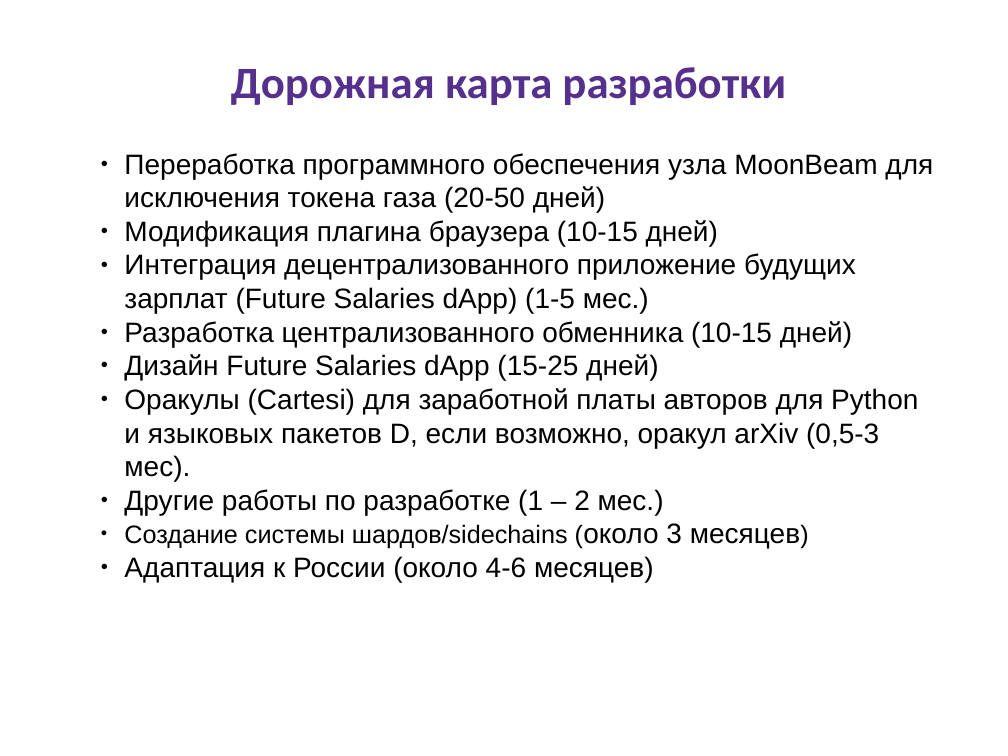
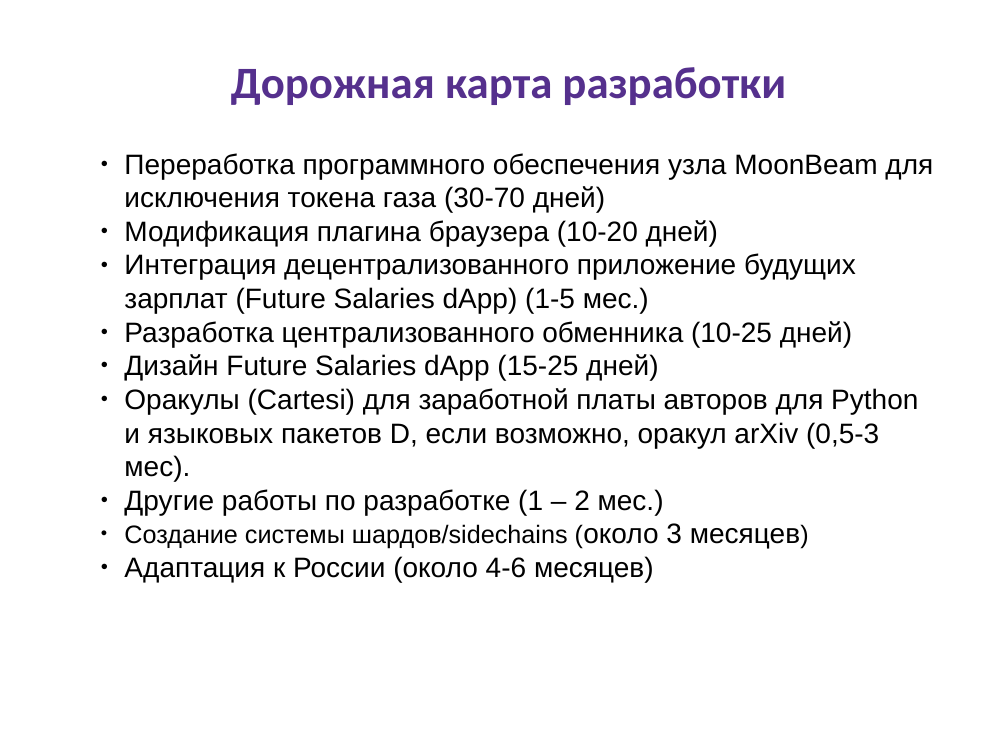
Before and after one commit to vporton/digital-breakthrough-2021, a slide deck: slide 17 of Цифровой-Прорыв.odp. Drawn at 1008x756 pixels with LibreOffice and Linux fonts; fonts in the diff are those of the drawing. Boxes give left, top, right and bottom in pixels: in the first picture for what was removed or moved away, otherwise in the second. Text is boxed around its words. In the diff, an @@ line names an element or a change of style, - is before the commit and + after.

```diff
--- a/Цифровой-Прорыв.odp
+++ b/Цифровой-Прорыв.odp
@@ text at (124, 153, 933, 246): text changed @@
-● Переработка программного обеспечения узла MoonBeam для исключения токена газа (20-50 дней)
-● Модификация плагина браузера (10-15 дней)
+● Переработка программного обеспечения узла MoonBeam для исключения токена газа (30-70 дней)
+● Модификация плагина браузера (10-20 дней)
@@ text at (124, 321, 852, 347): text changed @@
-● Разработка централизованного обменника (10-15 дней)
+● Разработка централизованного обменника (10-25 дней)
```
Also in this commit, not shown: 5 other slides changed, 1 other file.
